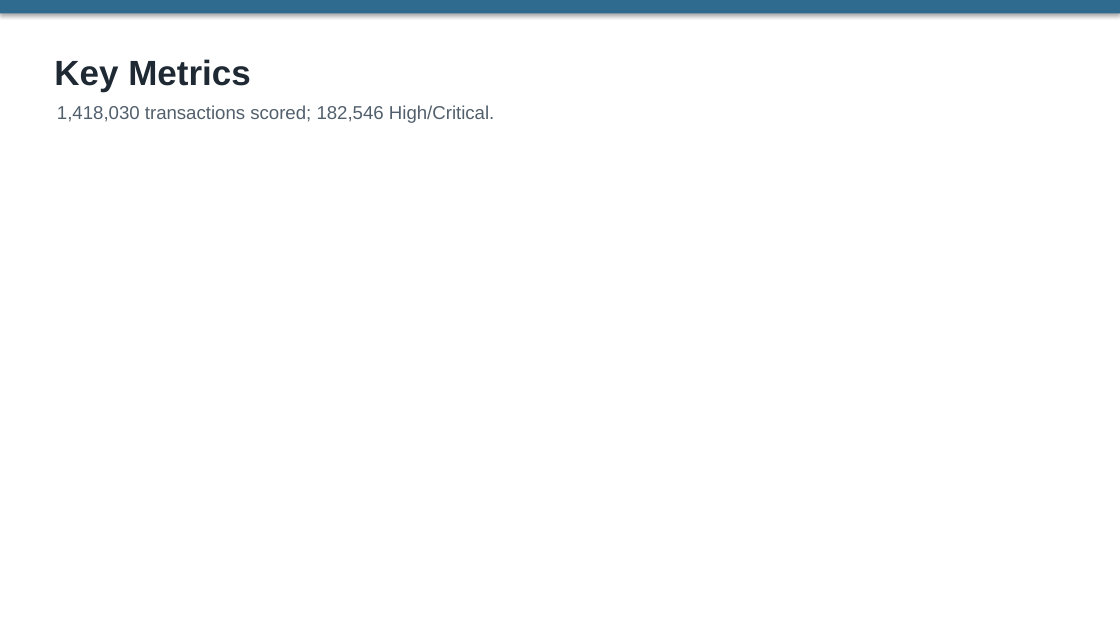
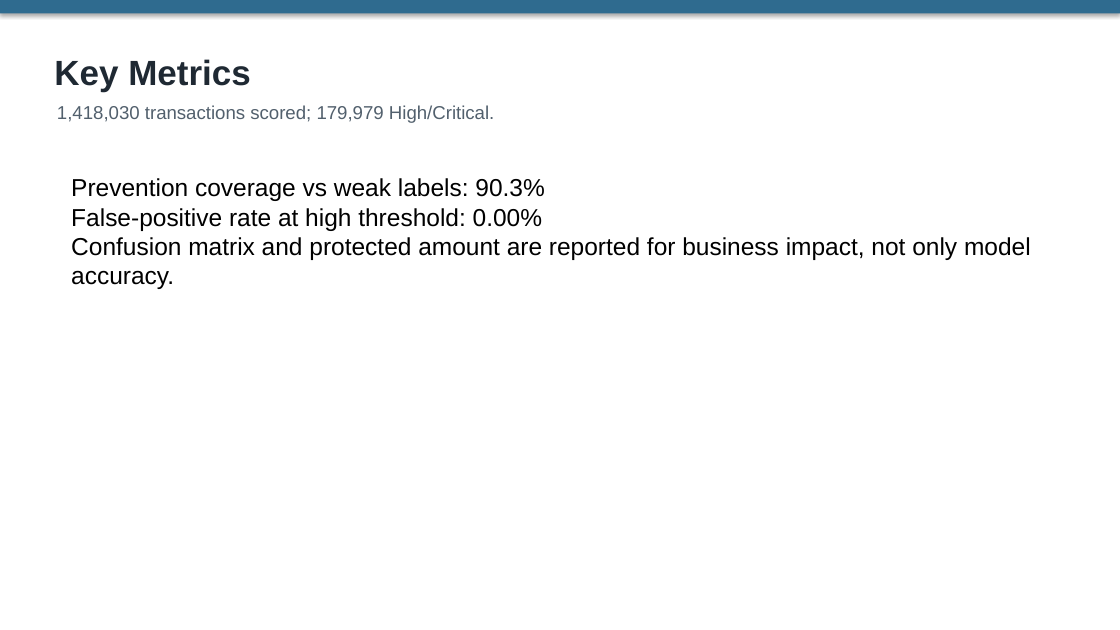
Before and after one commit to sonson0910/Fraud_Anomaly_Detection, a slide deck: slide 4 of report/final_slide_deck.pptx. Drawn at 1120x630 pixels with LibreOffice and Linux fonts; fonts in the diff are those of the drawing. Boxes give left, top, right and bottom in pixels: in the first picture for what was removed or moved away, otherwise in the second. Text is boxed around its words. In the diff, an @@ line names an element or a change of style, - is before the commit and + after.

Commit message:
Incorporate mentor feedback on prevention metrics

```diff
--- a/report/final_slide_deck.pptx
+++ b/report/final_slide_deck.pptx
@@ text at bbox=[57, 105, 494, 123]: text changed @@
-1,418,030 transactions scored; 182,546 High/Critical.
+1,418,030 transactions scored; 179,979 High/Critical.
@@ text added at bbox=[71, 178, 1031, 289], 21 pt, text #000000 @@
+Prevention coverage vs weak labels: 90.3%
+False-positive rate at high threshold: 0.00%
+Confusion matrix and protected amount are reported for business impact, not only model accuracy.
```
Also in this commit, not shown: 25 other files.
